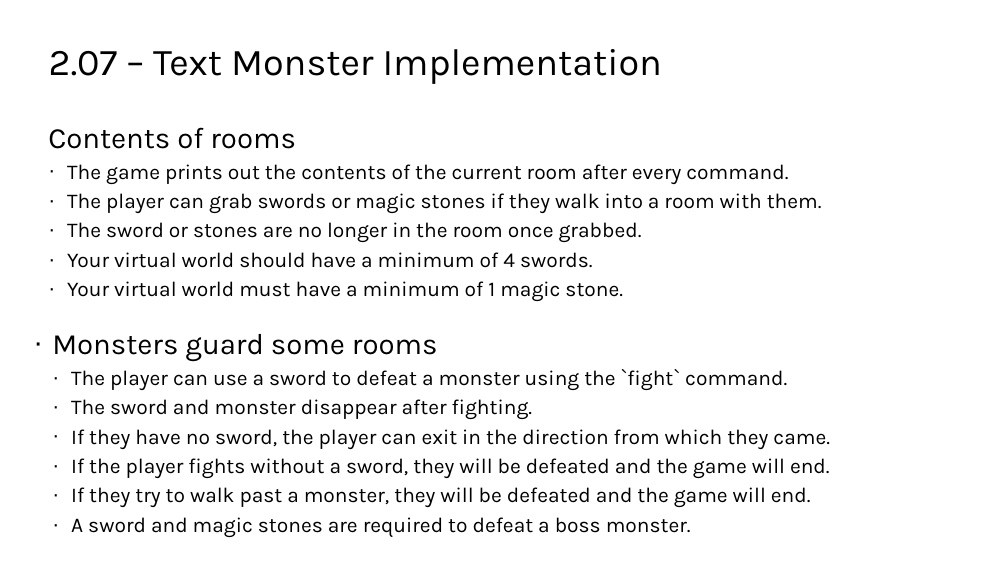
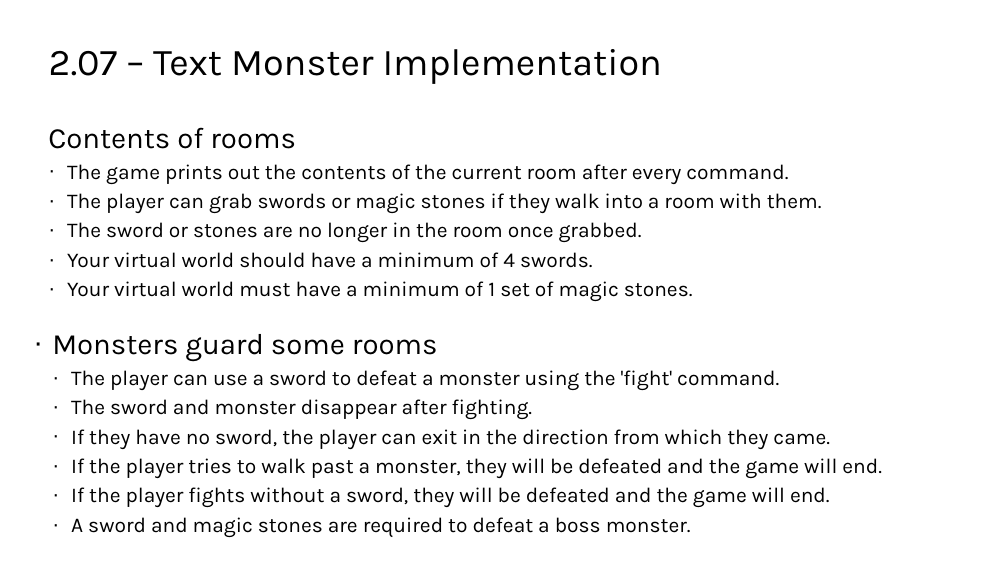
Before and after one commit to TEALSK12/2nd-semester-introduction-to-computer-science, a slide deck: slide 5 of docs/units/2_unit/slidedecks/Intro Python 2.07 TEALS.pptx. Drawn at 1008x567 pixels with LibreOffice and Linux fonts; fonts in the diff are those of the drawing; background and template pictures are left out. Boxes give left, top, right and bottom in pixels: in the first picture for what was removed or moved away, otherwise in the second. Text is boxed around its words. In the diff, an @@ line names an element or a change of style, - is before the commit and + after.

```diff
--- a/docs/units/2_unit/slidedecks/Intro Python 2.07 TEALS.pptx
+++ b/docs/units/2_unit/slidedecks/Intro Python 2.07 TEALS.pptx
@@ text at (x1=67, y1=281, x2=693, y2=301): text changed @@
-· Your virtual world must have a minimum of 1 magic stone.
+· Your virtual world must have a minimum of 1 set of magic stones.
@@ text at (x1=71, y1=370, x2=779, y2=390): text changed @@
-  · The player can use a sword to defeat a monster using the `fight` command.
+  · The player can use a sword to defeat a monster using the 'fight' command.
@@ text at (x1=71, y1=458, x2=882, y2=478): paragraph added @@
+  · If the player tries to walk past a monster, they will be defeated and the game will end.
@@ text at (x1=71, y1=487, x2=811, y2=507): paragraph removed @@
-  · If they try to walk past a monster, they will be defeated and the game will end.
```
Also in this commit, not shown: 7 other slides changed, 42 other files.
